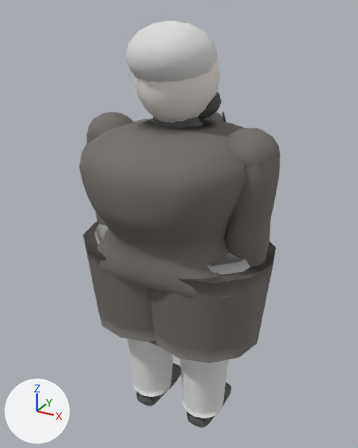
A saved change to the glTF model assets/models/shire_a.glb.
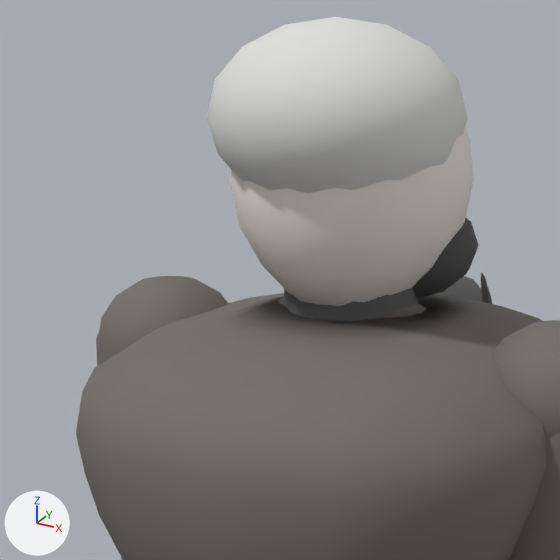
Each version appears first whole from a camera (50 mm lens) standing at (1.018, -1.83, 1.964) and looking at (-0.011, 0.041, 1.028), and next in a close-up on the part from 15% to 70% of the width and 3% to 47% of the height. Every picture has the same lights, and +X, +Y and +Z are marked at lower left. The first two pictures are the older version.

Script lines for the objects in view, before the commit:
```python
me_mesh_0 = bpy.data.meshes.new('Mesh_0')
me_mesh_0.from_pydata(...)  # 3911 vertices, 7330 faces; spans x -0.47..0.47, y -0.41..0.41, z -0.04..1.91
me_mesh_0.materials.append(mat_material_0)
ob_body = bpy.data.objects.new('Body', me_mesh_0)
ob_body.location = (0.0, 0.0, 0.0)
```
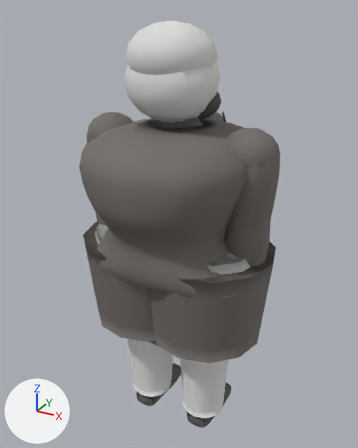
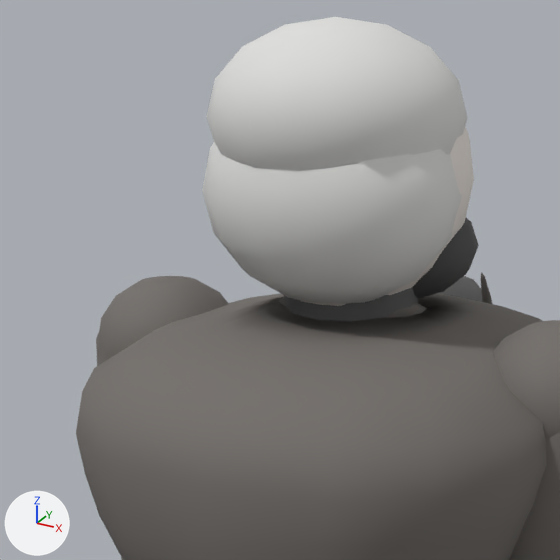
Boxes (x1, y1, x2, y2) around the edits, measured in the close-ups (560 x 560 px):
part 1 of me_mesh_0, added
    after: (202, 142, 462, 304)

Edits to the bpy script that builds the scene:
```text
Change me_mesh_0:
    used by ob_body; location = (0.0, 0.0, 0.0)
    remove me_mesh_0.from_pydata(...)  # 3911 vertices, 7330 faces; spans x -0.47..0.47, y -0.41..0.41, z -0.04..1.91
    add me_mesh_0.from_pydata(...)  # 4018 vertices, 7540 faces; spans x -0.47..0.47, y -0.41..0.41, z -0.04..1.91
    me_mesh_0 part 1: the loose piece of 107 vertices spanning x -0.18..0.18, y -0.22..0.13, z 1.65..1.91 is copied, and the copy is scaled about its middle by (1.05, 0.861, 1.19), then moved by (0.0, -0.02, -0.1); it spans x -0.19..0.19, y -0.21..0.09, z 1.53..1.84
```
